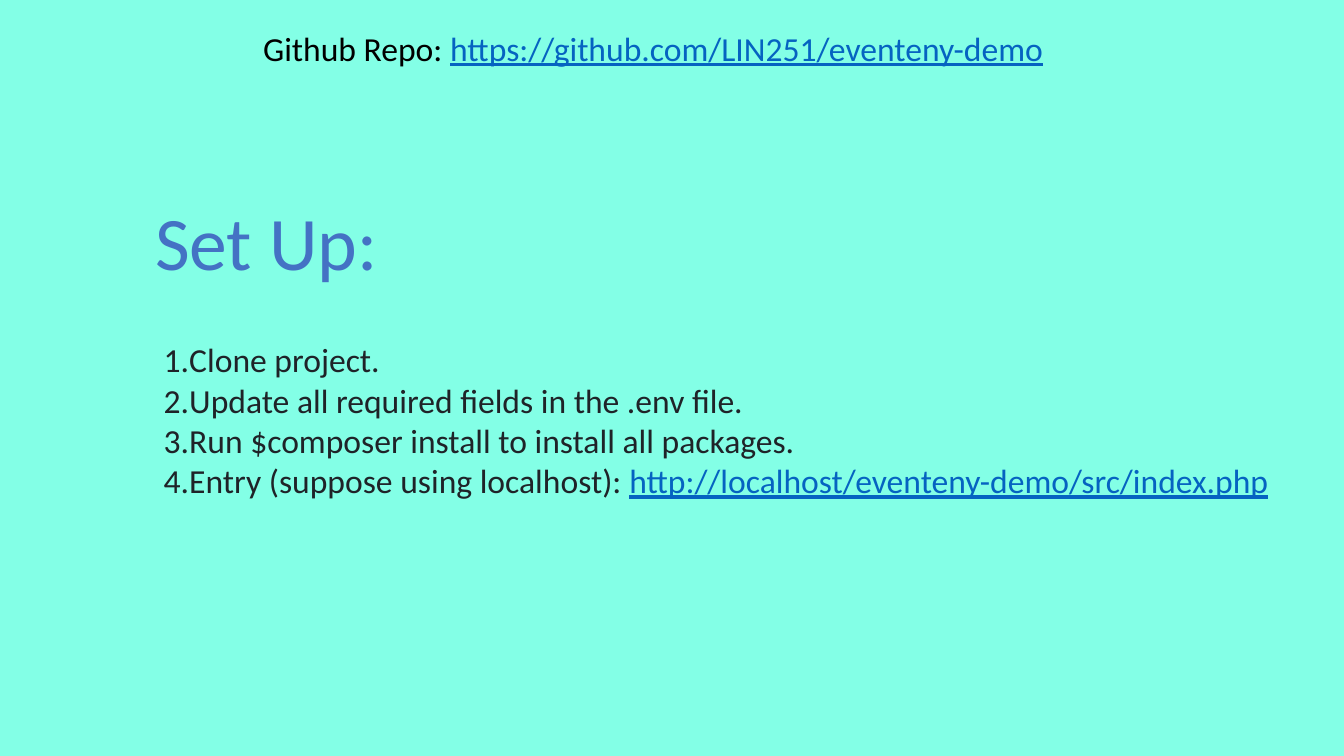
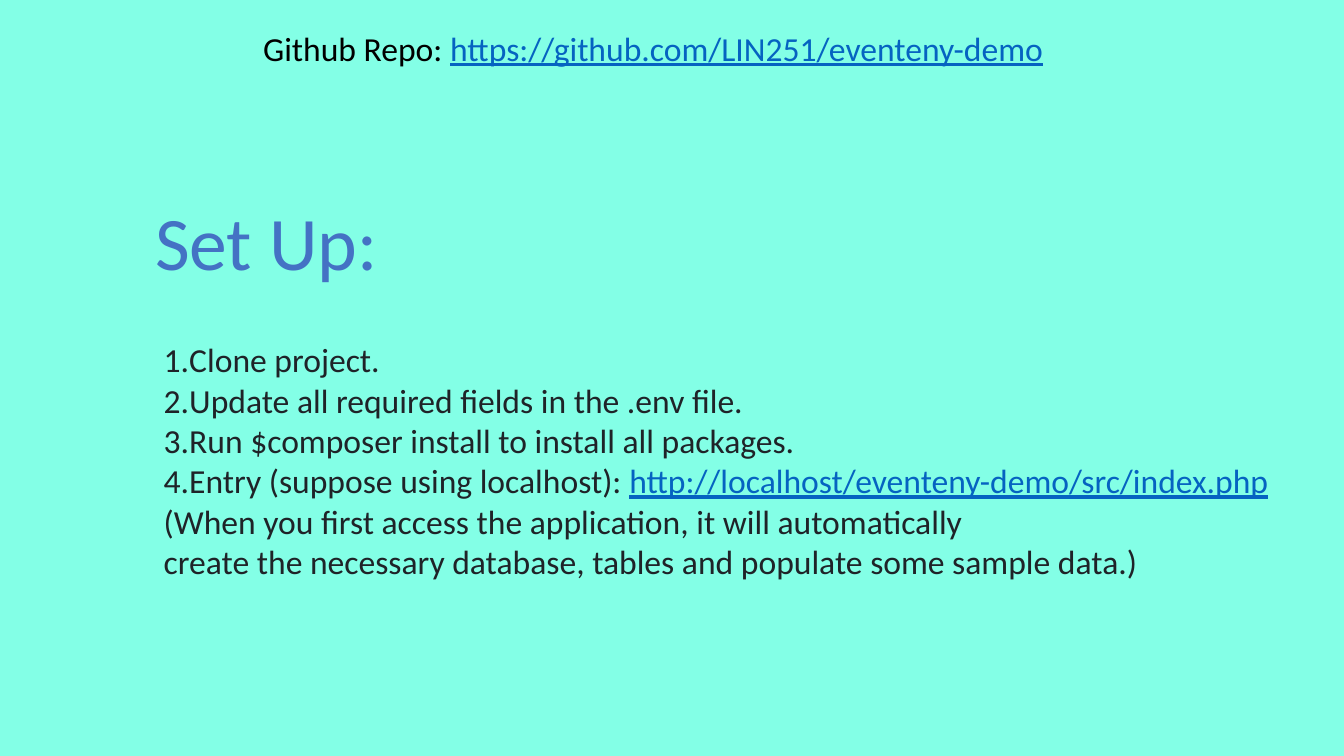
Before and after one commit to LIN251/eventeny-demo, a slide deck: slide 2 of demo.pptx. Drawn at 1344x756 pixels with LibreOffice and Linux fonts; fonts in the diff are those of the drawing. Boxes give left, top, right and bottom in pixels: in the first picture for what was removed or moved away, otherwise in the second. Text is boxed around its words. In the diff, an @@ line names an element or a change of style, - is before the commit and + after.

Commit message:
update ppt

```diff
--- a/demo.pptx
+++ b/demo.pptx
@@ text at bbox=[164, 509, 1137, 580]: paragraphs added @@
+(When you first access the application, it will automatically
+create the necessary database, tables and populate some sample data.)
```
Also in this commit, not shown: 1 other file.
